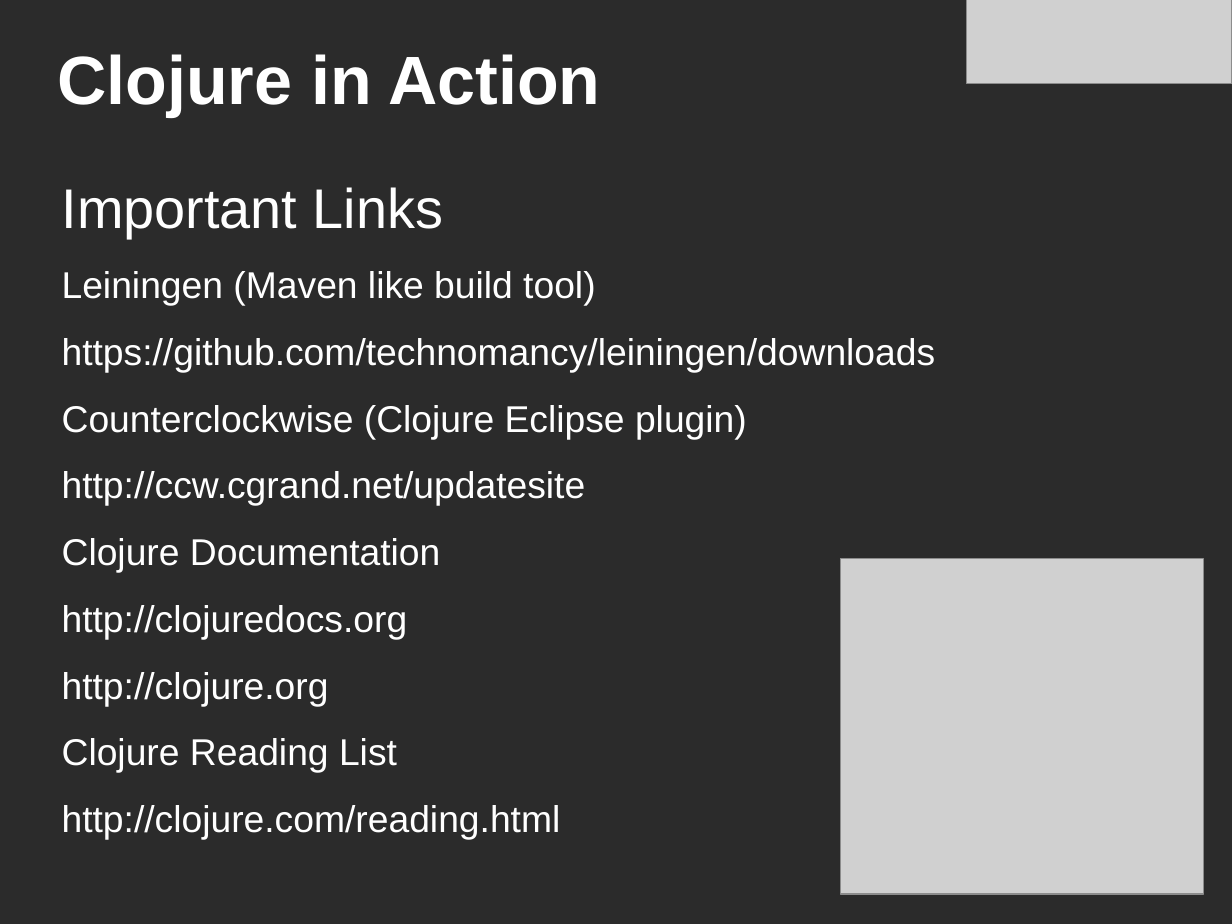
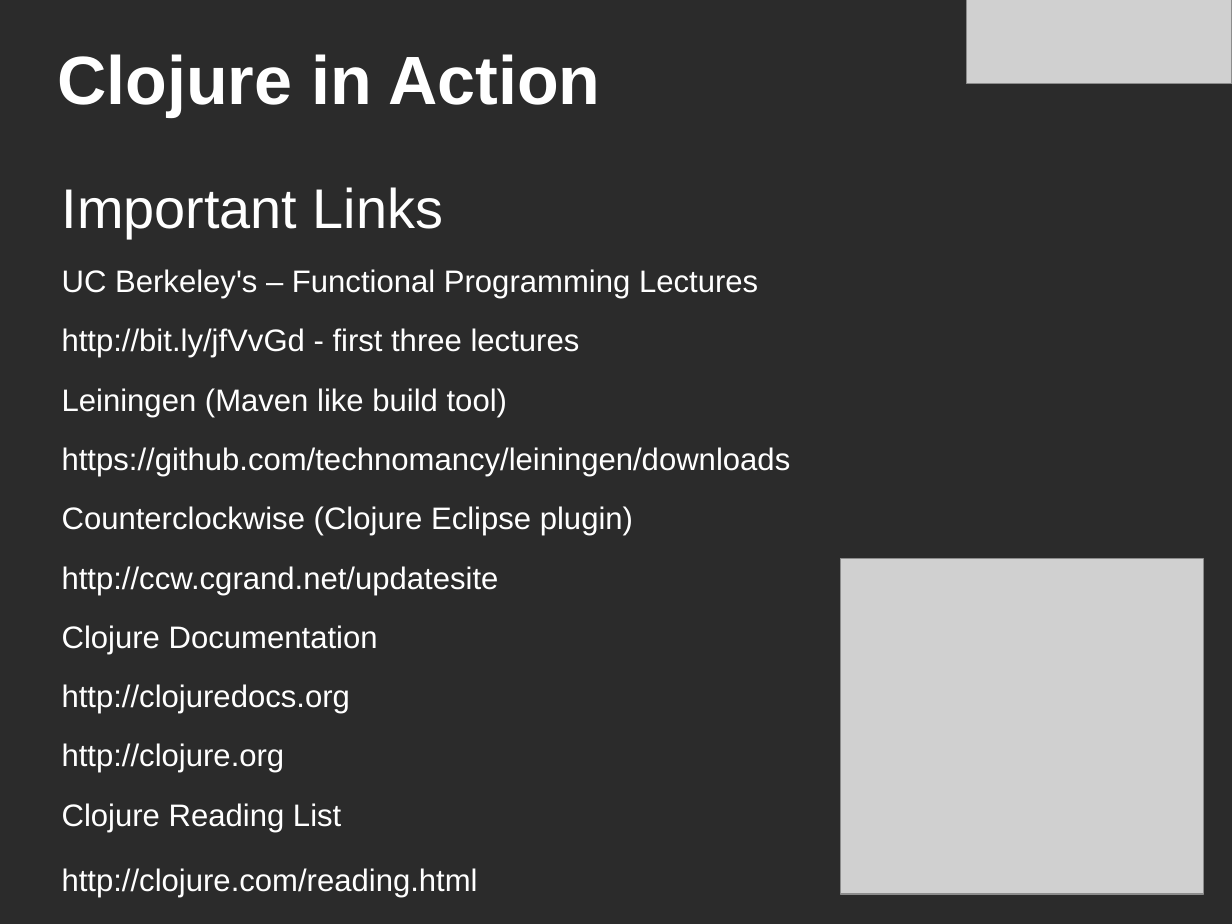
Before and after one commit to cincy-functional-programmers/cincyfp-presentations, a slide deck: slide 15 of jun-2011/clojure-in-action-cincyfp.odp. Drawn at 1232x924 pixels with LibreOffice and Linux fonts; fonts in the diff are those of the drawing; grey boxes stand for pictures; background and template pictures are left out; a plain dark background stands for a picture behind light text. Boxes give left, top, right and bottom in pixels: in the first picture for what was removed or moved away, otherwise in the second. Text is boxed around its words. In the diff, an @@ line names an element or a change of style, - is before the commit and + after.

Commit message:
Add UC Berkeley Function Programming Lecture Links

```diff
--- a/jun-2011/clojure-in-action-cincyfp.odp
+++ b/jun-2011/clojure-in-action-cincyfp.odp
@@ text at box(62, 269, 758, 358): paragraphs added @@
+UC Berkeley's – Functional Programming Lectures
+http://bit.ly/jfVvGd - first three lectures
@@ text at box(62, 388, 791, 897): size 24 to 20 pt in "Leiningen (Maven like build tool)", "https://github.com/technomancy/leiningen/downloads", "Counterclockwise (Clojure Eclipse plugin)", "http://ccw.cgrand.net/updatesite" and 5 more places @@
```
Also in this commit, not shown: 14 other slides changed, 1 other file.
